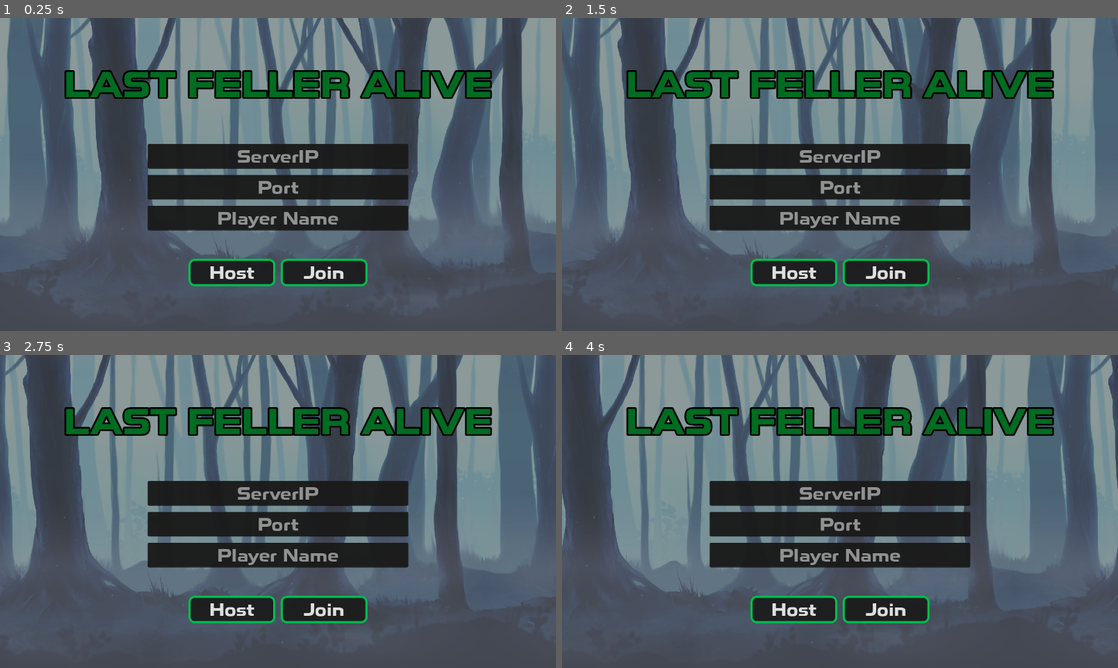
Above: before the commit, frames 1-4 (two rows, left to right).
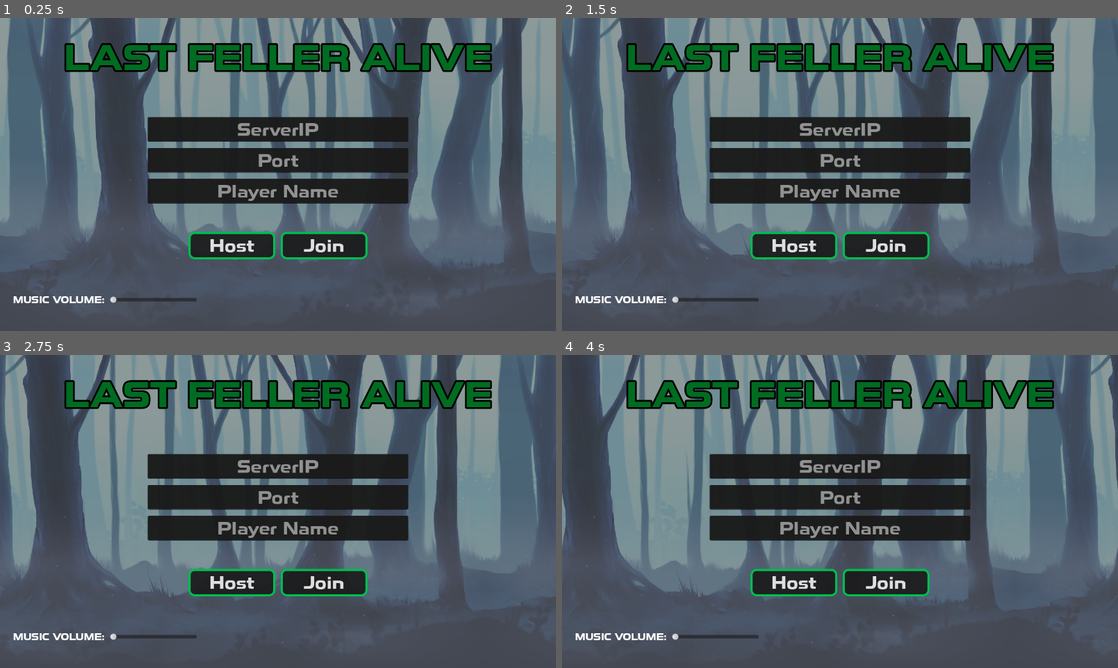
Above: after the commit, the same moments.

Repository: Lertos/last-feller-alive
Game: Godot game, scene res://scripts/multiplayer_controller.tscn
Same seed, same stepped clock (60 frames per second), same inputs: the game is played once before the commit and once after it.
Inputs:
- Up to frame 1 (0.25 s): no input
- Up to frame 2 (1.5 s): hold D (right) 0.53-1.28 s; tap Space (dash) at 0.6, 1.35 s; hold S (down) from 1.28 s (still down)
- Up to frame 3 (2.75 s): release S (down) at 2.03 s; hold D (right) from 2.03 s (still down); tap Space (dash) at 2.1 s
- Up to frame 4 (4 s): release D (right) at 2.78 s; hold W (up) 2.78-3.53 s; tap Space (dash) at 2.85, 3.6 s; hold A (left) from 3.53 s (still down)

The runs differ from the first frame. In frame 1, 26% of the frame differs, in the area x 2-89%, y 8-92%; in frame 2, 26%; in frame 3, 26%; in frame 4, 26%.

Commit message:
Adding music volume slider

Diff:
--- a/scripts/multiplayer_controller.tscn
+++ b/scripts/multiplayer_controller.tscn
@@ -160,6 +160,9 @@
 LineEdit/styles/normal = SubResource("StyleBoxFlat_a8mda")
 LineEdit/styles/read_only = SubResource("StyleBoxFlat_a8mda")
 
+[sub_resource type="LabelSettings" id="LabelSettings_ajcai"]
+font_size = 22
+
 [sub_resource type="Animation" id="Animation_me4lj"]
 length = 0.001
 tracks/0/type = "value"
@@ -300,6 +303,32 @@
 size_flags_horizontal = 4
 text = "Join"
 
+[node name="Spacer3" type="VBoxContainer" parent="VB"]
+custom_minimum_size = Vector2(0, 40)
+layout_mode = 2
+
+[node name="MarginContainer" type="MarginContainer" parent="VB"]
+layout_mode = 2
+size_flags_horizontal = 0
+theme_override_constants/margin_left = 30
+theme_override_constants/margin_top = 0
+theme_override_constants/margin_right = 0
+theme_override_constants/margin_bottom = 0
+
+[node name="HB" type="HBoxContainer" parent="VB/MarginContainer"]
+layout_mode = 2
+theme_override_constants/separation = 12
+alignment = 1
+
+[node name="Label" type="Label" parent="VB/MarginContainer/HB"]
+layout_mode = 2
+text = "MUSIC VOLUME:"
+label_settings = SubResource("LabelSettings_ajcai")
+
+[node name="HSlider" type="HSlider" parent="VB/MarginContainer/HB"]
+custom_minimum_size = Vector2(200, 57)
+layout_mode = 2
+
 [node name="PopupHelper" type="ColorRect" parent="."]
 visible = false
 layout_mode = 1
Not shown: 1 places in scripts/multiplayer_controller.tscn that only renumber resources
